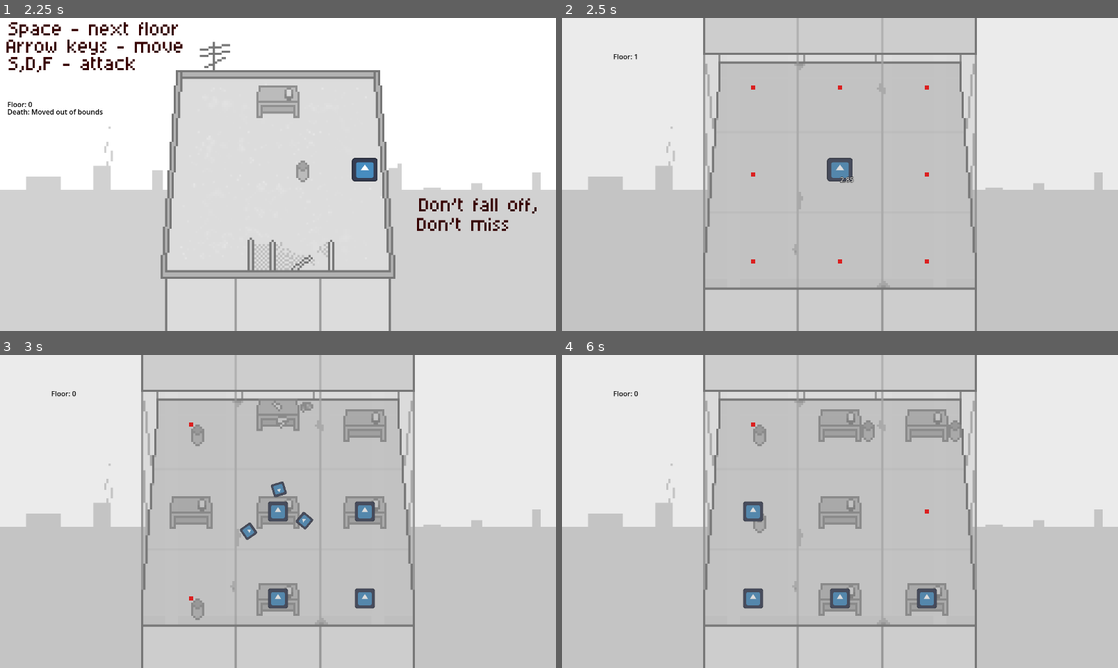
Above: before the commit, frames 1-4 (two rows, left to right).
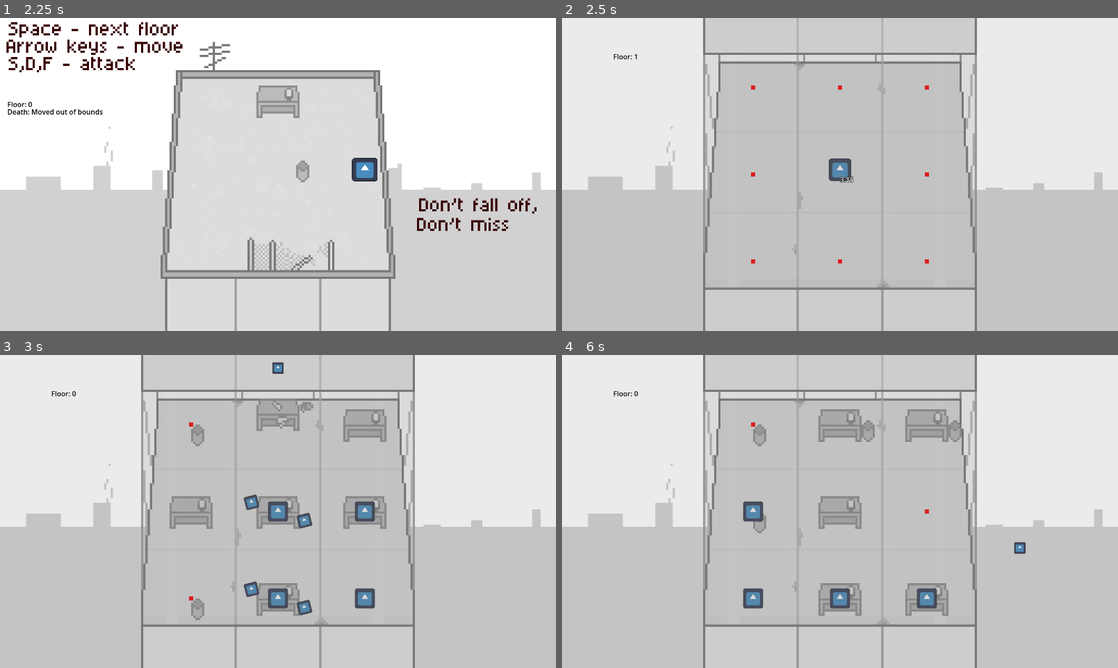
Above: after the commit, the same moments.

Repository: IsvyRed/Hatch
Game: Godot game, scene res://Gameplay Elements/rooftop.tscn
Two runs of this game, one before a commit and one after it. Both use one fixed random seed, a clock stepped at 60 frames per second and the inputs below. The engine's default icon, where the game draws it, is replaced by a stand-in: a white triangle on a blue panel in a dark square.
Inputs:
- Up to frame 1 (2.25 s): tap Enter at 0.5, 2 s; hold Right (Right) 0.53-1.28 s; tap S (Attack) at 0.6 s; tap D (Attack1) at 0.8, 1.35 s; tap Space (Next Floor) at 1.25 s; hold Down (Down) 1.28-2.03 s; tap F (Attack2) at 1.55, 2.1 s; hold Right (Right) from 2.03 s (still down)
- Up to frame 2 (2.5 s): keep holding Right (Right); tap Space (Next Floor) at 2.3 s
- Up to frame 3 (3 s): tap Space (Next Floor) at 2.75, 2.85 s; release Right (Right) at 2.78 s; hold Up (Up) from 2.78 s (still down)
- Up to frame 4 (6 s): tap S (Attack) at 3.05, 3.6 s; tap Enter at 3.5 s; release Up (Up) at 3.53 s; hold Left (Left) 3.53-5.03 s; tap D (Attack1) at 3.8, 4.35 s; tap Space (Next Floor) at 4.25, 5.3, 5.85 s; tap F (Attack2) at 4.55, 5.1 s; hold Down (Down) 5.03-5.78 s; hold Right (Right) from 5.78 s (still down)

Frame 1 is identical in both runs. In frame 2, 0.1% of the frame differs, in the area x 47-53%, y 44-53%; in frame 3, 0.6%, in the area x 43-57%, y 2-84%; in frame 4, less than 0.1%.

Commit message:
Fixed multi hit enemies over 3 hp
Enemies weren't able to spawn with more than 3 hp due to a bug, also fixed an issue with pass through enemies sometimes spawning multiple multi hits stacked when trying to be upgraded

Diff:
--- a/Gameplay Elements/Destructibles/bin.gd
+++ b/Gameplay Elements/Destructibles/bin.gd
@@ -46,6 +46,6 @@
 	if chance > judge:
 		collision_mask = 6
 		z_index = -2
-		motion += locLastDirection/10
+		motion += locLastDirection/15
 		gravity_scale = 6
 		angular_velocity = motion.x/3
--- a/Gameplay Elements/Enemies/multi_hit_enemy.gd
+++ b/Gameplay Elements/Enemies/multi_hit_enemy.gd
@@ -26,6 +26,7 @@
 
 func upgrade():
 	hp += 1
+	$DebugHP.text = str(hp)
 	for child in $HealthOrbit.get_children():
 		child.queue_free()
 	@warning_ignore("integer_division")
--- a/Gameplay Elements/Enemies/multi_hit_enemy.tscn
+++ b/Gameplay Elements/Enemies/multi_hit_enemy.tscn
@@ -24,4 +24,10 @@
 scale = Vector2(0.3, 0.3)
 texture = ExtResource("2_cxtqi")
 
+[node name="DebugHP" type="Label" parent="."]
+offset_left = -20.0
+offset_top = 20.0
+offset_right = 20.0
+offset_bottom = 43.0
+
 [connection signal="area_entered" from="." to="." method="_on_area_entered"]
--- a/Gameplay Elements/Enemies/pass_through_enemy.gd
+++ b/Gameplay Elements/Enemies/pass_through_enemy.gd
@@ -1,6 +1,7 @@
 extends Area2D
 var MULTIHITENEMY = preload("res://Gameplay Elements/Enemies/multi_hit_enemy.tscn")
 var type = "enemy"
+var singleUpgrade = true
 
 func _ready():
 	Globals.enemiesLeft += 1
@@ -14,10 +15,14 @@
 
 func upgrade():
 	var upgradedEnemy = MULTIHITENEMY.instantiate()
-	upgradedEnemy.position = position
-	add_sibling(upgradedEnemy)
-	Globals.enemiesLeft -= 1
-	queue_free()
+	if singleUpgrade:
+		singleUpgrade = false
+		upgradedEnemy.position = position
+		add_sibling(upgradedEnemy)
+		Globals.enemiesLeft -= 1
+		queue_free()
+	else:
+		upgradedEnemy.upgrade()
 
 func takeDamage():
 	pass
--- a/Gameplay Elements/Enemies/test_marker.tscn
+++ b/Gameplay Elements/Enemies/test_marker.tscn
@@ -6,6 +6,7 @@
 [node name="TestMarker" type="PathFollow2D"]
 position = Vector2(30, 30)
 rotation = -0.24497867
+rotates = false
 script = ExtResource("1_wesqo")
 
 [node name="Sprite2D" type="Sprite2D" parent="."]
--- a/Gameplay Elements/GLOBALS.gd
+++ b/Gameplay Elements/GLOBALS.gd
@@ -4,7 +4,7 @@
 var floor = 0
 var enemiesLeft =  0
 var enemies = [] #Use this reference to upgrade enemies when bus is cornered
-var upgradeUnits = 2
+var upgradeUnits = 3
 var usedEnemies = []
 var debugDeathMsg = null
 var lastDirection
@@ -27,7 +27,6 @@
 	for i in upgradeUnits:
 		var chosenEnemy = randi_range(0,enemies.size()-1)
 		enemies[chosenEnemy].upgrade()
-		enemies.pop_at(chosenEnemy)
 	usedEnemies.clear()
 
 func deathMessage(cause = ""):
--- a/Gameplay Elements/enemy_spawn_bus.gd
+++ b/Gameplay Elements/enemy_spawn_bus.gd
@@ -48,7 +48,7 @@
 	for direction in directionValidity:
 		if direction == false:
 			badDirections+=1
-	if badDirections == 4 and frame > 3:
+	if badDirections == 4 and frame > 4:
 		print("CORNERED, EXITING")
 		Globals.runUpgrade()
 		queue_free()
--- /dev/null
+++ b/Gameplay Elements/falling_player.gd
@@ -0,0 +1,8 @@
+extends Sprite2D
+
+func _physics_process(_delta):
+	#REPLACE TYPE AND ALL OF THIS WITH A PROPER ANIMATION
+	scale /= 1.1
+	position += Globals.lastDirection/100
+	position.y += 10
+	position.y += 2
--- /dev/null
+++ b/Gameplay Elements/falling_player.tscn
@@ -0,0 +1,11 @@
+[gd_scene load_steps=3 format=3 uid="uid://q8r426ajyt4o"]
+
+[ext_resource type="Texture2D" uid="uid://cqdjjbsy4aaka" path="res://Sprites/icon.svg" id="1_m0qy5"]
+[ext_resource type="Script" uid="uid://frbgpctkkdks" path="res://Gameplay Elements/falling_player.gd" id="1_qpo0r"]
+
+[node name="FallingPlayer" type="Sprite2D"]
+z_index = 1
+z_as_relative = false
+scale = Vector2(0.4, 0.4)
+texture = ExtResource("1_m0qy5")
+script = ExtResource("1_qpo0r")
--- a/Gameplay Elements/player.gd
+++ b/Gameplay Elements/player.gd
@@ -5,6 +5,7 @@
 var DESTRUCTIONCAST = preload("res://Gameplay Elements/destructionCast.tscn")
 var DEBRISSPAWNER = preload("res://Gameplay Elements/debris_spawner.tscn")
 var AFTERIMAGE = preload("res://Gameplay Elements/after_image.tscn")
+var FALLINGPLAYER = preload("res://Gameplay Elements/falling_player.tscn")
 
 var dead = false
 var lastRot
@@ -122,7 +123,6 @@
 				dead = true
 				$ResetTimer.start()
 				Globals.deathMessage("Death: Floor was not clear")
-				print("Dead (floor not clear)")
 				Globals.floor = 0
 
 
@@ -133,8 +133,11 @@
 	dead = true
 	$ResetTimer.start()
 	Globals.deathMessage("Death: Moved out of bounds")
+	var fallingPlayer = FALLINGPLAYER.instantiate()
+	fallingPlayer.position = position + lastDirection
+	add_sibling(fallingPlayer)
+	print(fallingPlayer.position )
 	visible = false
-	print("Dead (out of bounds)")
 	Globals.floor = 0
 	$SlideTimer.stop()
 	readyToMove = true
@@ -143,13 +146,11 @@
 	dead = true
 	$ResetTimer.start()
 	Globals.deathMessage("Death: Missed enemy")
-	print("Dead (missed enemy)")
 	Globals.floor = 0
 
 
 func touchedEnemy():
 	enemyHit = true
-
 
 func _on_slide_timer_timeout():
 	if not enemyHit:
--- a/Gameplay Elements/player.tscn
+++ b/Gameplay Elements/player.tscn
@@ -23,7 +23,7 @@
 
 [node name="Icon" type="Sprite2D" parent="."]
 position = Vector2(0, -11)
-scale = Vector2(0.4609375, 0.421875)
+scale = Vector2(0.4, 0.4)
 texture = ExtResource("2_v2t65")
 
 [node name="SlideTimer" type="Timer" parent="."]
@@ -31,7 +31,7 @@
 one_shot = true
 
 [node name="GameOverTimer" type="Timer" parent="."]
-wait_time = 3.0
+wait_time = 3.3
 autostart = true
 
 [node name="VisualTimer" type="Label" parent="."]
Not shown, added: Gameplay Elements/falling_player.gd.uid
